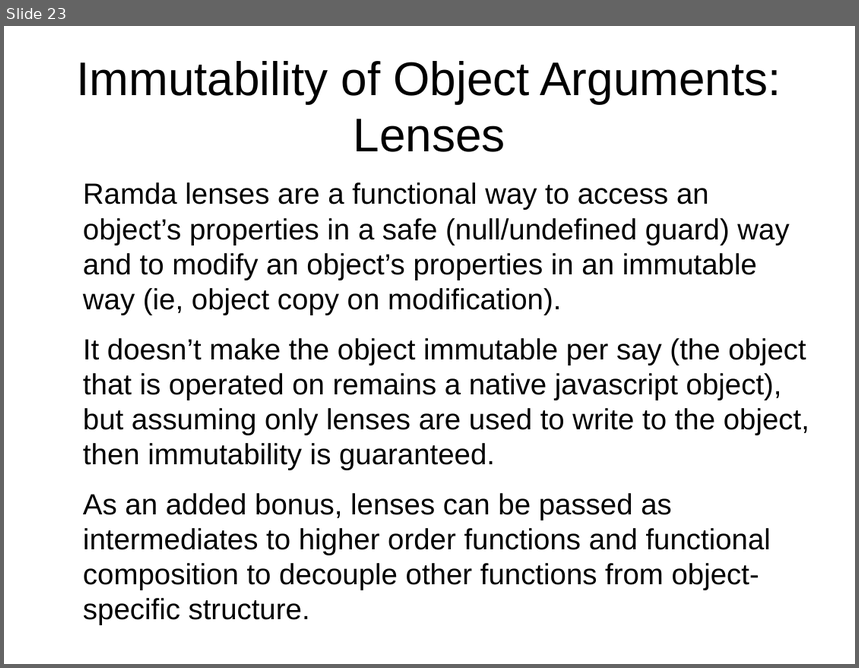
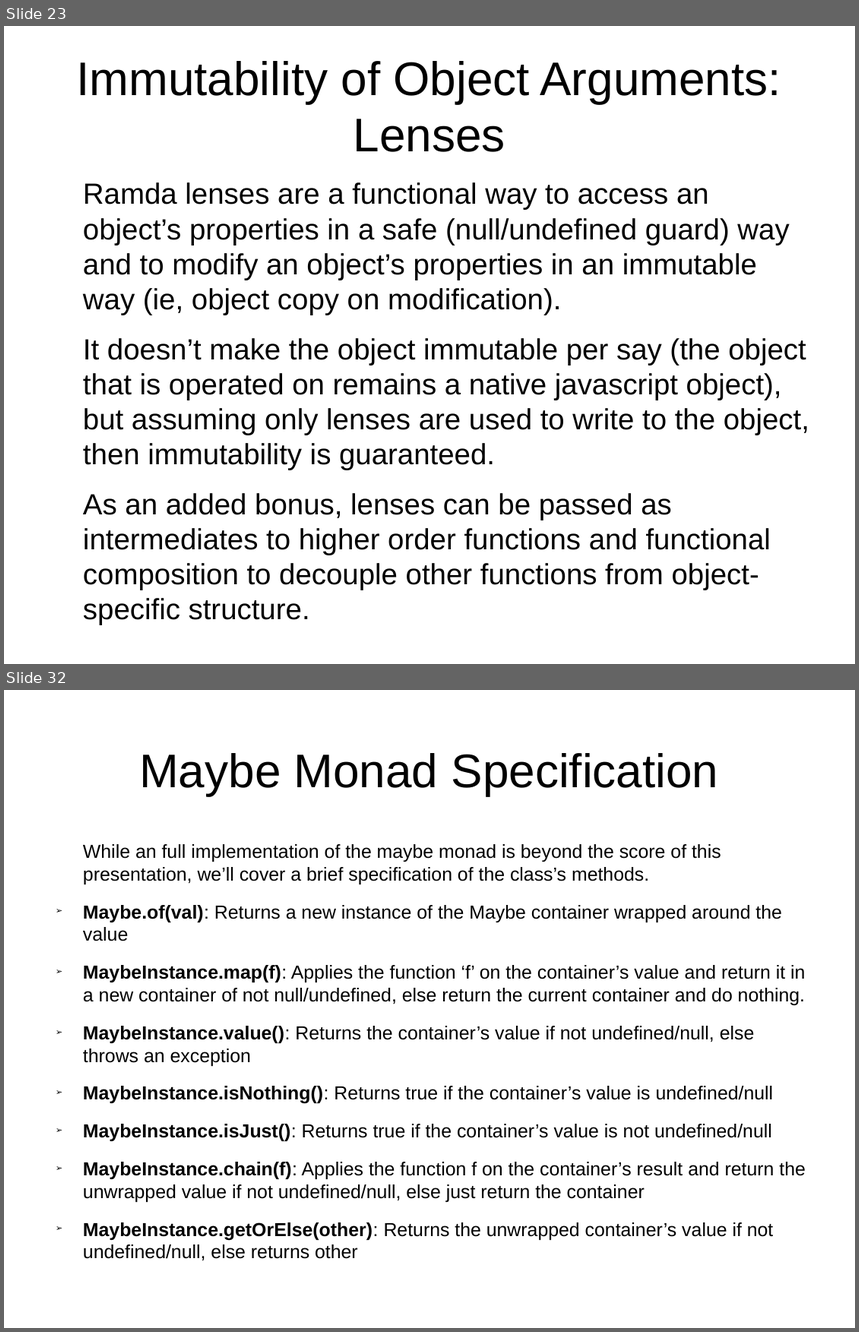
Before and after one commit to Magnitus-/FunctionalJsPresentation, a slide deck: Slides.odp. Shown one above the other, each under a label of ours: slide 23 before the commit, slides 23 and 32 after it; the slides between them are not shown. The pictures are 859x668 and 859x1332 pixels, drawn with LibreOffice and Linux fonts; fonts in the diff are those of the drawing. Boxes give left, top, right and bottom in pixels: in the first picture for what was removed or moved away, otherwise in the second. Text is boxed around its words. In the diff, an @@ line names an element or a change of style, - is before the commit and + after.

```diff
--- a/Slides.odp
+++ b/Slides.odp
@@ slide 32 added at (4,690,855,1328), background #FFFFFF @@
@@ title added at (139,753,719,796), 44 pt, text #000000 @@
+Maybe Monad Specification
@@ text added at (83,844,806,1262), 17.6 pt, text #000000 @@
+While an full implementation of the maybe monad is beyond the score of this presentation, we’ll cover a brief specification of the class’s methods.
+➢ Maybe.of(val): Returns a new instance of the Maybe container wrapped around the value
+➢ MaybeInstance.map(f): Applies the function ‘f’ on the container’s value and return it in a new container of not null/undefined, else return the current container and do nothing.
+➢ MaybeInstance.value(): Returns the container’s value if not undefined/null, else throws an exception
+➢ MaybeInstance.isNothing(): Returns true if the container’s value is undefined/null
+➢ MaybeInstance.isJust(): Returns true if the container’s value is not undefined/null
+➢ MaybeInstance.chain(f): Applies the function f on the container’s result and return the unwrapped value if not undefined/null, else just return the container
+➢ MaybeInstance.getOrElse(other): Returns the unwrapped container’s value if not undefined/null, else returns other
```
Also in this commit, not shown: 6 slides changed, 13 other slides added, 1 slide removed.
